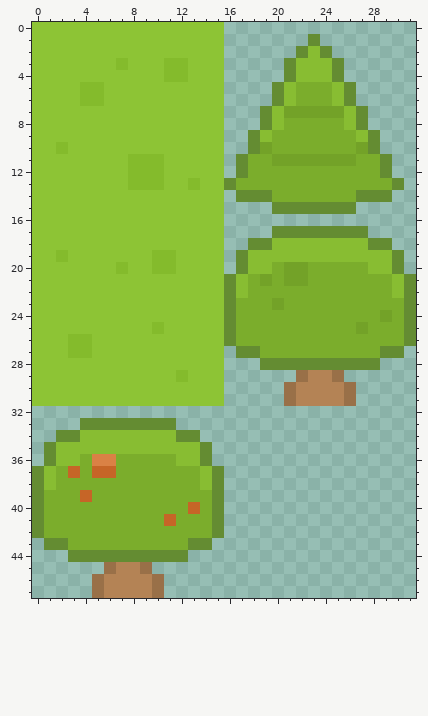
Pixel-art sprite: assets/spritesheet.png. Above: the version before the commit.
The file is 32x48 pixels.
Now the later version:
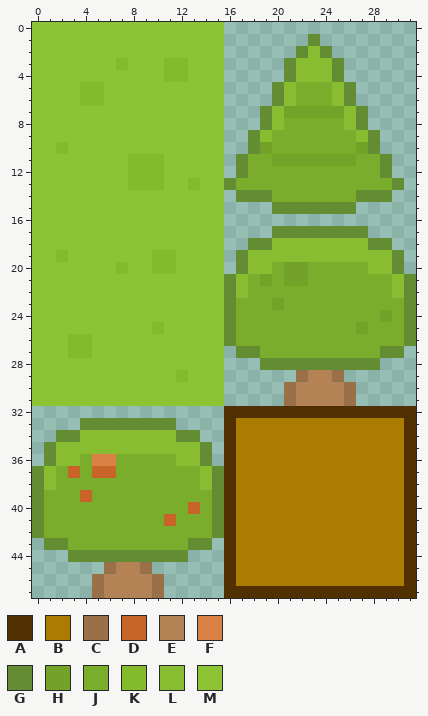
Palette (. is transparent): A #503000  B #ac7c00  C #997048  D #c66527  E #b48355  F #da8145  G #648c32  H #73a228  J #7bad2c  K #84bb2c  L #88bd32  M #8dc435
Difference:
y 32: x 16..31 ................ -> AAAAAAAAAAAAAAAA
y 33..46: x 16..31 ................ -> ABBBBBBBBBBBBBBA
y 47: x 16..31 ................ -> AAAAAAAAAAAAAAAA
Changed places in both pictures, as pixel boxes (x1, y1, x2, y2):
added: (224, 406, 416, 598)
